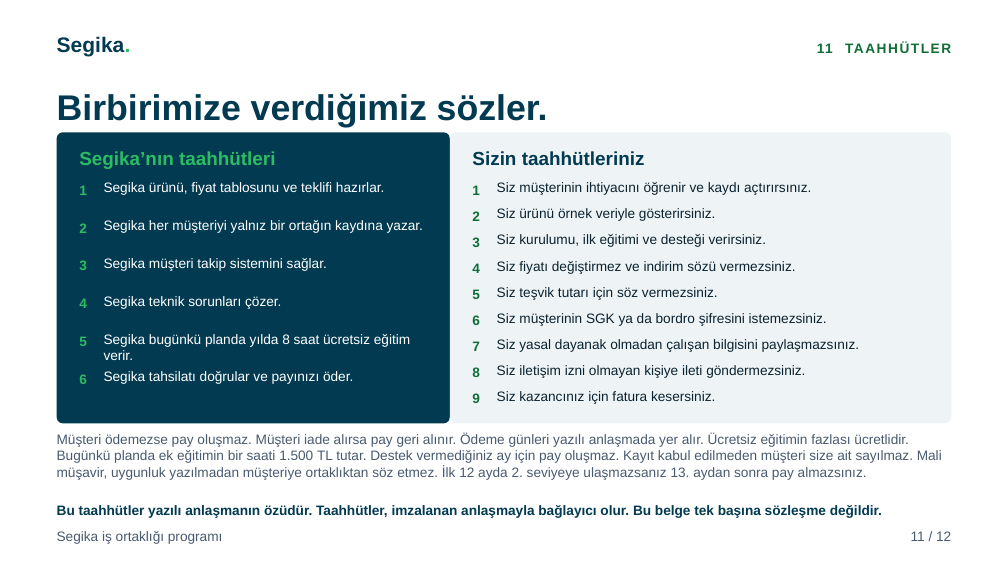
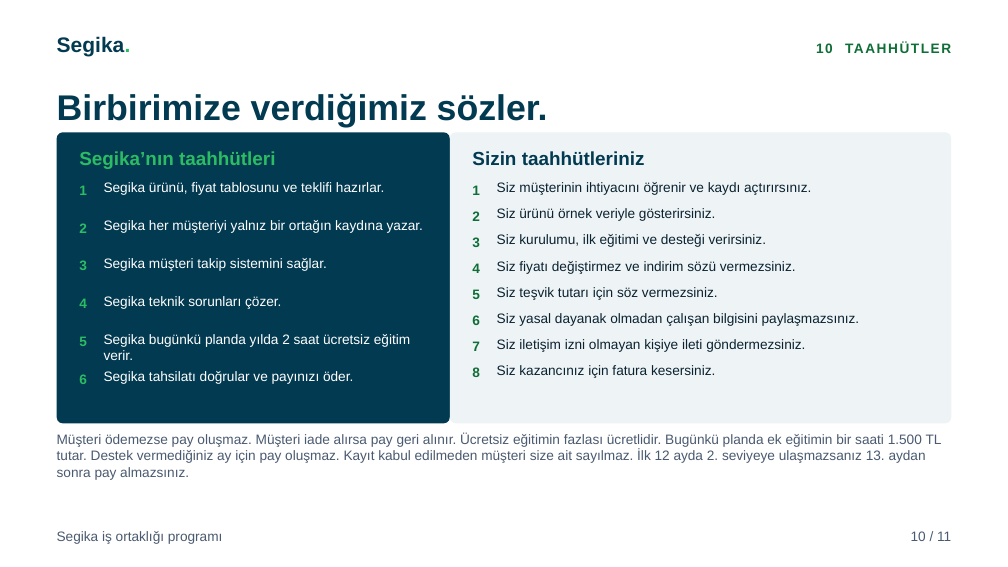
Before and after one commit to karacaismail/19ekim, a slide deck: slide 10 of public/indir/segika/segika-is-ortakligi-sunum.pptx (slide 11 before the commit). Drawn at 1008x567 pixels with LibreOffice and Linux fonts; fonts in the diff are those of the drawing. Boxes give left, top, right and bottom in pixels: in the first picture for what was removed or moved away, otherwise in the second. Text is boxed around its words. In the diff, an @@ line names an element or a change of style, - is before the commit and + after.

Commit message:
Segika belgelerini toplantı kararlarına göre güncelle
25 Kasım 2026 Çarşamba günkü toplantı kararları üç belgeye işlendi.
El kitapçığı, görsel sunum ve PPTX artık 11 sayfadır.

- İş kazası bildirimi kutusu kalktı.
- Mevcut müşteri sayfası ve bu yolun bütün bilgisi kalktı.
- Başlık "İki ortaklık yolu" oldu.
- Meslek kuralı adımı kalktı. Süreç 5 adım oldu.
- Hukuk, yazılı anlaşma, imza ve sözleşme cümleleri kalktı.
- Ücretsiz eğitim yılda 2 saat oldu.
- Şifre maddesi kalktı.

İçerik denetimi kaldırılan cümleleri yasak listesine aldı.
Denetim artık tam 11 sayfa bekler.

```diff
--- a/public/indir/segika/segika-is-ortakligi-sunum.pptx
+++ b/public/indir/segika/segika-is-ortakligi-sunum.pptx
@@ text at (817,43,833,53): text changed @@
-11 TAAHHÜTLER
+10 TAAHHÜTLER
@@ 3 texts: place and size @@
-3 texts at (497,339,860,404)
+3 texts at (497,313,860,378)
@@ text removed at (497,313,827,326) @@
-Siz müşterinin SGK ya da bordro şifresini istemezsiniz.
@@ text at (104,334,410,360): text changed @@
-Segika bugünkü planda yılda 8 saat ücretsiz eğitim verir.
+Segika bugünkü planda yılda 2 saat ücretsiz eğitim verir.
@@ text removed at (472,393,480,403) @@
-9
@@ text at (57,433,942,480): text changed @@
-Müşteri ödemezse pay oluşmaz. Müşteri iade alırsa pay geri alınır. Ödeme günleri yazılı anlaşmada yer alır. Ücretsiz eğitimin fazlası ücretlidir. Bugünkü planda ek eğitimin bir saati 1.500 TL tutar. Destek vermediğiniz ay için pay oluşmaz. Kayıt kabul edilmeden müşteri size ait sayılmaz. Mali müşavir, uygunluk yazılmadan müşteriye ortaklıktan söz etmez. İlk 12 ayda 2. seviyeye ulaşmazsanız 13. aydan sonra pay almazsınız.
+Müşteri ödemezse pay oluşmaz. Müşteri iade alırsa pay geri alınır. Ücretsiz eğitimin fazlası ücretlidir. Bugünkü planda ek eğitimin bir saati 1.500 TL tutar. Destek vermediğiniz ay için pay oluşmaz. Kayıt kabul edilmeden müşteri size ait sayılmaz. İlk 12 ayda 2. seviyeye ulaşmazsanız 13. aydan sonra pay almazsınız.
@@ text removed at (57,505,882,518) @@
-Bu taahhütler yazılı anlaşmanın özüdür. Taahhütler, imzalanan anlaşmayla bağlayıcı olur. Bu belge tek başına sözleşme değildir.
@@ text at (911,531,951,541): text changed @@
-11 / 12
+10 / 11
```
Also in this commit, not shown: 9 other slides changed, 1 slide removed, 42 other files.
